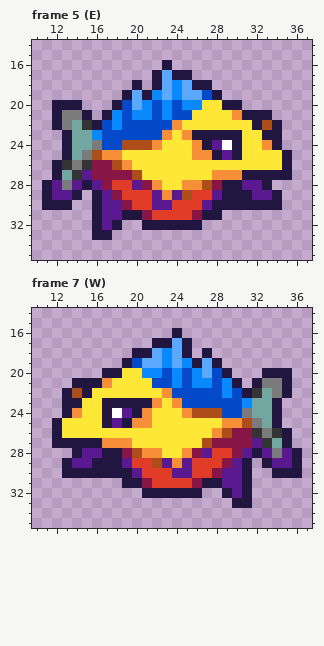
Edited in one commit: pixel-art file (art/fish_fast.aseprite). The first picture shows the starting point.
48x48 pixels, 7 frames. Shown: frame 5 (E): x 10..37, y 14..35; frame 7 (W): x 10..37, y 14..35.
Once edited:
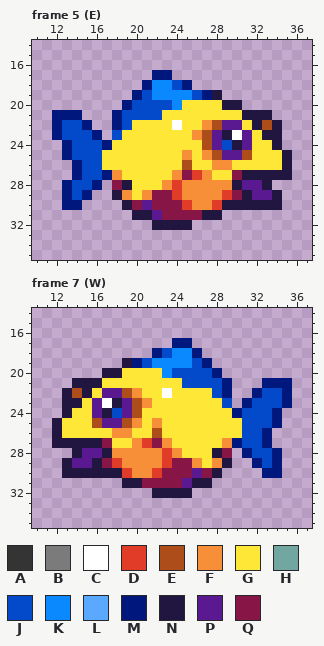
Palette (. is transparent): A #343434  B #7b7b7b  C #ffffff  D #e03c28  E #ad4e1a  F #f68f37  G #ffe737  H #71a6a1  J #024aca  K #0a89ff  L #5ba8ff  M #00177d  N #211640  P #5a1991  Q #871646
Commit: Made fast fish more cute
The exact change:
Changed rows in their new state; - is an unchanged pixel.
Frame 5 (E):
first column x 11:
16 ------------.----------
17 -----------MM..--------
18 ---------.MKKJM..------
19 --------.MJ-K-KJM------
20 -...---.MJJ-JKGG-------
21 -MMM.-.M-JJ-GGG----G---
22 -MJJM..M-GGGGC--FEPP---
23 -MJJJM.-GGGGG-GFEP-CP--
24 --MJJJMGGGGG---GE-J-P-G
25 --MJJJGG------FG-E-PE--
26 -..MJJGGG-----E--FF----
27 -..MJJMFGG---FQDFGGQ---
28 ..MJJM.QNGGGFD--FFF----
29 ..MJM..NFGFQQDFFFFDQ---
30 ..MM-...NQPQQQ-FFD-----
31 -----....-NPQQQ--------
32 -----...--.----.-------
33 -----..----------------
Frame 7 (W):
first column x 14:
16 ----------.------------
17 --------..MM-----------
18 ------..MJKKM.---------
19 ------MJK-K-JM.--------
20 -------GGKJ-JJM.---...-
21 ---G----GGG-JJ-M.-.MMM-
22 ---PPEF--CGGGG-M..MJJM-
23 --PC-PEFG-GGGGG-.MJJJM-
24 G-P-J-EG---GGGGGMJJJM--
25 --EP-E-GF------GGJJJM--
26 ----FF--E-----GGGJJM..-
27 ---QGGFDQF---GGFMJJM..-
28 ----FFF--DFGGGNQ.MJJM..
29 ---QDFFFFDQQFGFN..MJM..
30 -----DFF-QQQPQN...-MM..
31 --------QQQPN-....-----
32 -------.----.--...-----
33 ----------------..-----
